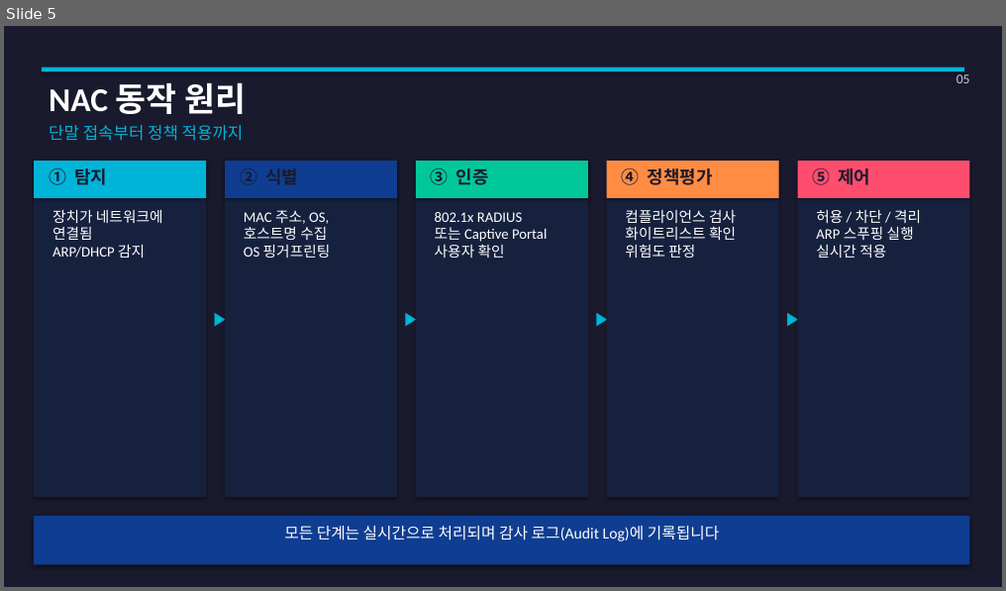
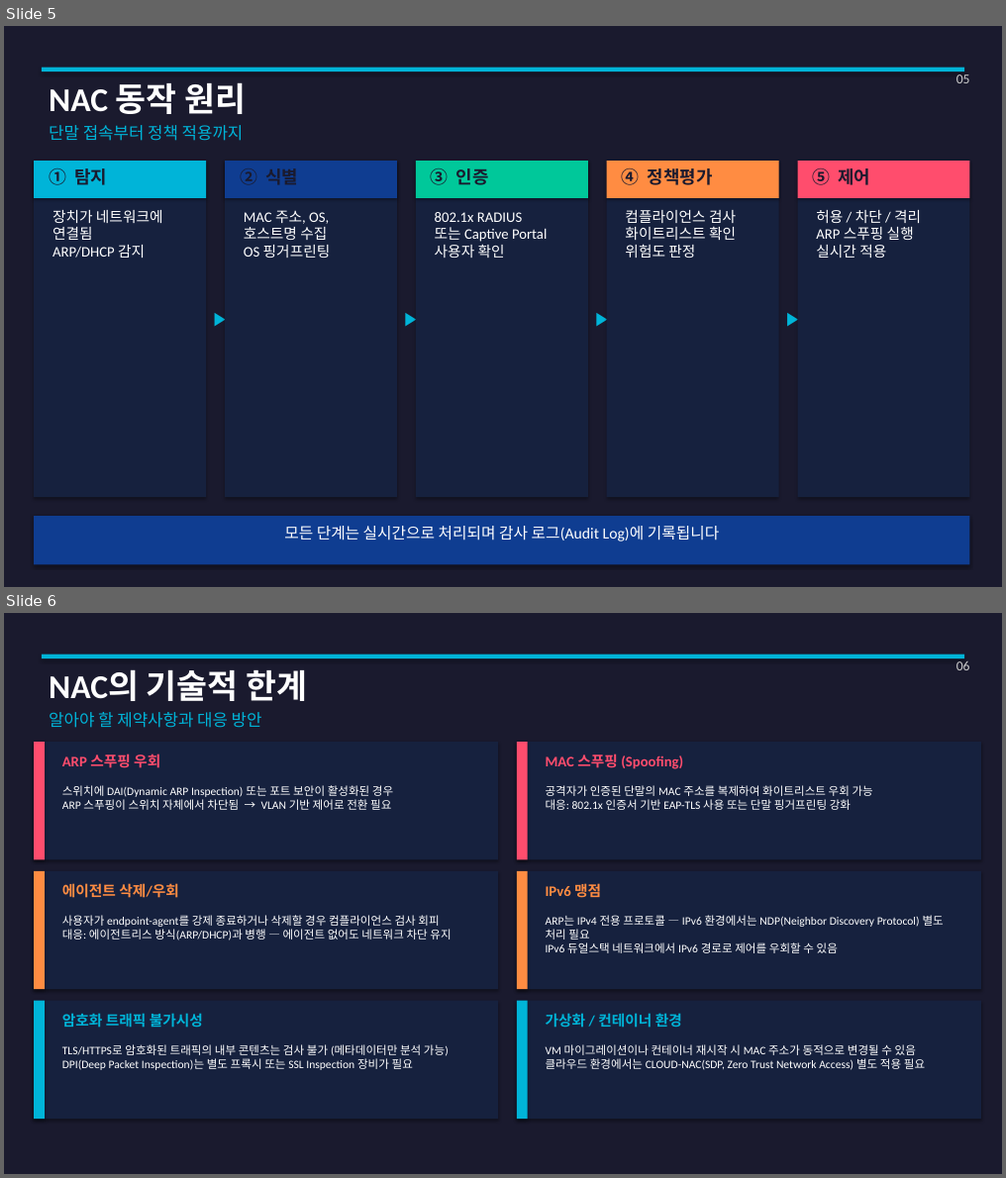
Before and after one commit to LEntropy/LEntropy, a slide deck: docs/NAC_플랫폼_발표자료.pptx. Shown one above the other, each under a label of ours: slide 5 before the commit, slides 5 and 6 after it. The pictures are 1006x591 and 1006x1178 pixels, drawn with LibreOffice and Linux fonts; fonts in the diff are those of the drawing. Boxes give left, top, right and bottom in pixels: in the first picture for what was removed or moved away, otherwise in the second. Text is boxed around its words. In the diff, an @@ line names an element or a change of style, - is before the commit and + after.

```diff
--- a/docs/NAC_플랫폼_발표자료.pptx
+++ b/docs/NAC_플랫폼_발표자료.pptx
@@ slide 6 added at <box>4,613,1002,1174</box>, background #FFFFFF @@
@@ rectangle added at <box>4,613,1002,1174</box>, fill #1A1A2E @@
@@ rectangle added at <box>42,655,964,659</box>, fill #00B4D8 @@
@@ text added at <box>49,670,307,701</box>, 32 pt, text #FFFFFF, bold @@
+NAC의 기술적 한계
@@ text added at <box>956,662,970,670</box>, 13 pt, text #CCCCCC @@
+06
@@ text added at <box>49,712,262,728</box>, 16 pt, text #00B4D8 @@
+알아야 할 제약사항과 대응 방안
@@ rectangle added at <box>34,742,498,861</box>, fill #16213E @@
@@ rectangle added at <box>34,742,45,861</box>, fill #FF4D6D @@
@@ text added at <box>62,754,160,768</box>, 14 pt, text #FF4D6D, bold @@
+ARP 스푸핑 우회
@@ rectangle added at <box>517,742,981,861</box>, fill #16213E @@
@@ rectangle added at <box>517,742,528,861</box>, fill #FF4D6D @@
@@ text added at <box>546,754,683,769</box>, 14 pt, text #FF4D6D, bold @@
+MAC 스푸핑 (Spoofing)
@@ text added at <box>62,785,393,810</box>, 11 pt, text #FFFFFF @@
+스위치에 DAI(Dynamic ARP Inspection) 또는 포트 보안이 활성화된 경우
+ARP 스푸핑이 스위치 자체에서 차단됨 → VLAN 기반 제어로 전환 필요
@@ text added at <box>546,785,873,810</box>, 11 pt, text #FFFFFF @@
+공격자가 인증된 단말의 MAC 주소를 복제하여 화이트리스트 우회 가능
+대응: 802.1x 인증서 기반 EAP-TLS 사용 또는 단말 핑거프린팅 강화
@@ rectangle added at <box>34,871,498,989</box>, fill #16213E @@
@@ rectangle added at <box>34,871,45,989</box>, fill #FF8C42 @@
@@ rectangle added at <box>517,871,981,989</box>, fill #16213E @@
@@ rectangle added at <box>517,871,528,989</box>, fill #FF8C42 @@
@@ text added at <box>62,883,179,898</box>, 14 pt, text #FF8C42, bold @@
+에이전트 삭제/우회
@@ text added at <box>546,884,601,897</box>, 14 pt, text #FF8C42, bold @@
+IPv6 맹점
@@ text added at <box>62,915,450,941</box>, 11 pt, text #FFFFFF @@
+사용자가 endpoint-agent를 강제 종료하거나 삭제할 경우 컴플라이언스 검사 회피
+대응: 에이전트리스 방식(ARP/DHCP)과 병행 — 에이전트 없어도 네트워크 차단 유지
@@ text added at <box>546,915,944,954</box>, 11 pt, text #FFFFFF @@
+ARP는 IPv4 전용 프로토콜 — IPv6 환경에서는 NDP(Neighbor Discovery Protocol) 별도 처리 필요
+IPv6 듀얼스택 네트워크에서 IPv6 경로로 제어를 우회할 수 있음
@@ rectangle added at <box>34,1001,498,1119</box>, fill #16213E @@
@@ rectangle added at <box>34,1001,45,1119</box>, fill #00B4D8 @@
@@ text added at <box>62,1013,203,1028</box>, 14 pt, text #00B4D8, bold @@
+암호화 트래픽 불가시성
@@ rectangle added at <box>517,1001,981,1119</box>, fill #16213E @@
@@ rectangle added at <box>517,1001,528,1119</box>, fill #00B4D8 @@
@@ text added at <box>546,1013,682,1028</box>, 14 pt, text #00B4D8, bold @@
+가상화 / 컨테이너 환경
@@ text added at <box>62,1045,449,1070</box>, 11 pt, text #FFFFFF @@
+TLS/HTTPS로 암호화된 트래픽의 내부 콘텐츠는 검사 불가 (메타데이터만 분석 가능)
+DPI(Deep Packet Inspection)는 별도 프록시 또는 SSL Inspection 장비가 필요
@@ text added at <box>546,1045,925,1070</box>, 11 pt, text #FFFFFF @@
+VM 마이그레이션이나 컨테이너 재시작 시 MAC 주소가 동적으로 변경될 수 있음
+클라우드 환경에서는 CLOUD-NAC(SDP, Zero Trust Network Access) 별도 적용 필요
```
Also in this commit, not shown: 12 slides changed, 2 other slides added, 1 other file.
